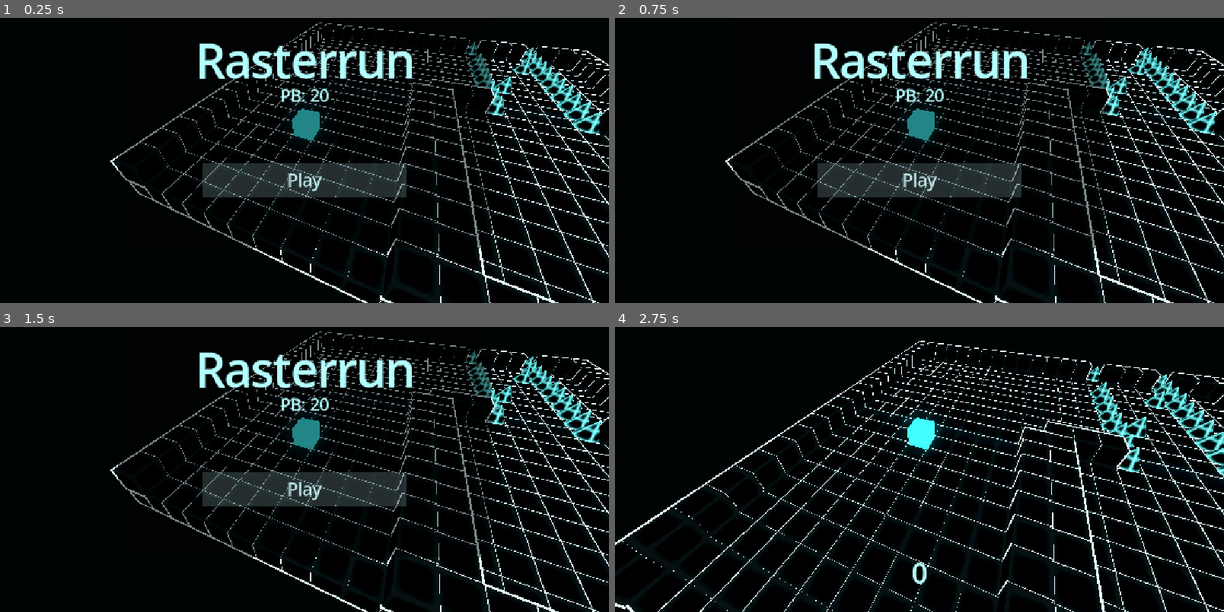
Above: before the commit, frames 1-4 (two rows, left to right).
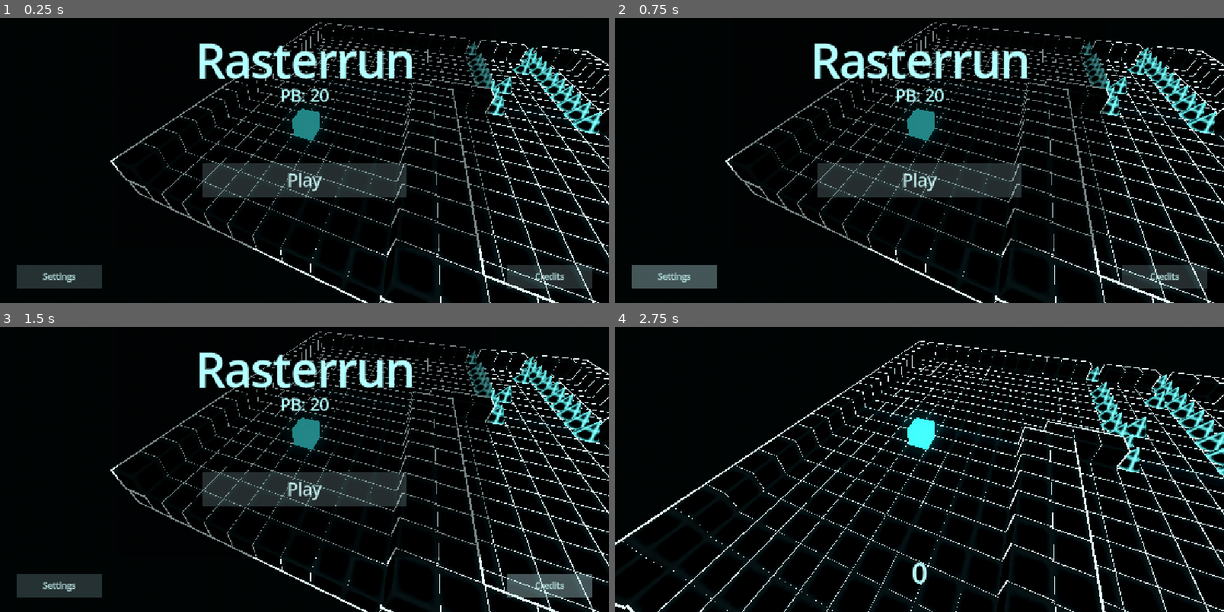
Above: after the commit, the same moments.

Repository: Username4D/rasterrun
Game: Godot game, scene res://scenes/demo_scene.tscn
Two runs of this game, one before a commit and one after it. Both use one fixed random seed, a clock stepped at 60 frames per second and the inputs below.
Inputs (mouse positions are in pixels of both pictures, inside the frame that each line leads up to):
- Up to frame 1 (0.25 s): no input
- Up to frame 2 (0.75 s): click (675, 277) at 0.5 s, where only the run after the commit has a clickable "Settings"
- Up to frame 3 (1.5 s): click (548, 586) at 1.25 s, where only the run after the commit has a clickable "Credits"
- Up to frame 4 (2.75 s): click "Play" at 2 s

The runs differ from the first frame. In frame 1, 2.2% of the frame differs, in the area x 2-98%, y 86-95%; in frame 2, 2.2%; in frame 3, 2.2%; in frame 4, nothing differs.

Commit message:
added buttons to main, small improvements to input map

Diff:
--- a/project.godot
+++ b/project.godot
@@ -36,6 +36,41 @@
 theme/default_font_multichannel_signed_distance_field=true
 theme/default_font_generate_mipmaps=true
 
+[input]
+
+ui_left={
+"deadzone": 0.5,
+"events": [Object(InputEventKey,"resource_local_to_scene":false,"resource_name":"","device":0,"window_id":0,"alt_pressed":false,"shift_pressed":false,"ctrl_pressed":false,"meta_pressed":false,"pressed":false,"keycode":4194319,"physical_keycode":0,"key_label":0,"unicode":0,"location":0,"echo":false,"script":null)
+, Object(InputEventJoypadButton,"resource_local_to_scene":false,"resource_name":"","device":0,"button_index":13,"pressure":0.0,"pressed":false,"script":null)
+, Object(InputEventJoypadMotion,"resource_local_to_scene":false,"resource_name":"","device":0,"axis":0,"axis_value":-1.0,"script":null)
+, Object(InputEventKey,"resource_local_to_scene":false,"resource_name":"","device":-1,"window_id":0,"alt_pressed":false,"shift_pressed":false,"ctrl_pressed":false,"meta_pressed":false,"pressed":false,"keycode":0,"physical_keycode":65,"key_label":0,"unicode":97,"location":0,"echo":false,"script":null)
+]
+}
+ui_right={
+"deadzone": 0.5,
+"events": [Object(InputEventKey,"resource_local_to_scene":false,"resource_name":"","device":0,"window_id":0,"alt_pressed":false,"shift_pressed":false,"ctrl_pressed":false,"meta_pressed":false,"pressed":false,"keycode":4194321,"physical_keycode":0,"key_label":0,"unicode":0,"location":0,"echo":false,"script":null)
+, Object(InputEventJoypadButton,"resource_local_to_scene":false,"resource_name":"","device":0,"button_index":14,"pressure":0.0,"pressed":false,"script":null)
+, Object(InputEventJoypadMotion,"resource_local_to_scene":false,"resource_name":"","device":0,"axis":0,"axis_value":1.0,"script":null)
+, Object(InputEventKey,"resource_local_to_scene":false,"resource_name":"","device":-1,"window_id":0,"alt_pressed":false,"shift_pressed":false,"ctrl_pressed":false,"meta_pressed":false,"pressed":false,"keycode":0,"physical_keycode":68,"key_label":0,"unicode":100,"location":0,"echo":false,"script":null)
+]
+}
+ui_up={
+"deadzone": 0.5,
+"events": [Object(InputEventKey,"resource_local_to_scene":false,"resource_name":"","device":0,"window_id":0,"alt_pressed":false,"shift_pressed":false,"ctrl_pressed":false,"meta_pressed":false,"pressed":false,"keycode":4194320,"physical_keycode":0,"key_label":0,"unicode":0,"location":0,"echo":false,"script":null)
+, Object(InputEventJoypadButton,"resource_local_to_scene":false,"resource_name":"","device":0,"button_index":11,"pressure":0.0,"pressed":false,"script":null)
+, Object(InputEventJoypadMotion,"resource_local_to_scene":false,"resource_name":"","device":0,"axis":1,"axis_value":-1.0,"script":null)
+, Object(InputEventKey,"resource_local_to_scene":false,"resource_name":"","device":-1,"window_id":0,"alt_pressed":false,"shift_pressed":false,"ctrl_pressed":false,"meta_pressed":false,"pressed":false,"keycode":0,"physical_keycode":87,"key_label":0,"unicode":119,"location":0,"echo":false,"script":null)
+]
+}
+ui_down={
+"deadzone": 0.5,
+"events": [Object(InputEventKey,"resource_local_to_scene":false,"resource_name":"","device":0,"window_id":0,"alt_pressed":false,"shift_pressed":false,"ctrl_pressed":false,"meta_pressed":false,"pressed":false,"keycode":4194322,"physical_keycode":0,"key_label":0,"unicode":0,"location":0,"echo":false,"script":null)
+, Object(InputEventJoypadButton,"resource_local_to_scene":false,"resource_name":"","device":0,"button_index":12,"pressure":0.0,"pressed":false,"script":null)
+, Object(InputEventJoypadMotion,"resource_local_to_scene":false,"resource_name":"","device":0,"axis":1,"axis_value":1.0,"script":null)
+, Object(InputEventKey,"resource_local_to_scene":false,"resource_name":"","device":-1,"window_id":0,"alt_pressed":false,"shift_pressed":false,"ctrl_pressed":false,"meta_pressed":false,"pressed":false,"keycode":0,"physical_keycode":83,"key_label":0,"unicode":115,"location":0,"echo":false,"script":null)
+]
+}
+
 [rendering]
 
 renderer/rendering_method="gl_compatibility"
--- a/scenes/main_menu.tscn
+++ b/scenes/main_menu.tscn
@@ -58,4 +58,42 @@
 theme_override_styles/focus = SubResource("StyleBoxFlat_l6cm7")
 text = "Play"
 
+[node name="settings" type="Button" parent="."]
+offset_left = 32.0
+offset_top = 576.0
+offset_right = 192.0
+offset_bottom = 621.0
+theme_override_colors/font_color = Color(0.7457072, 0.9138857, 0.90965456, 1)
+theme_override_colors/font_focus_color = Color(0.7457072, 0.9138857, 0.90965456, 1)
+theme_override_colors/font_pressed_color = Color(0.7457072, 0.9138857, 0.90965456, 1)
+theme_override_colors/font_hover_color = Color(0.7457072, 0.9138857, 0.90965456, 1)
+theme_override_colors/font_hover_pressed_color = Color(0.7457072, 0.9138857, 0.90965456, 1)
+theme_override_font_sizes/font_size = 16
+theme_override_styles/normal = SubResource("StyleBoxFlat_l6cm7")
+theme_override_styles/pressed = SubResource("StyleBoxFlat_l6cm7")
+theme_override_styles/hover = SubResource("StyleBoxFlat_l6cm7")
+theme_override_styles/disabled = SubResource("StyleBoxFlat_l6cm7")
+theme_override_styles/focus = SubResource("StyleBoxFlat_l6cm7")
+text = "Settings"
+
+[node name="credits" type="Button" parent="."]
+offset_left = 960.0
+offset_top = 576.0
+offset_right = 1120.0
+offset_bottom = 621.0
+theme_override_colors/font_color = Color(0.7457072, 0.9138857, 0.90965456, 1)
+theme_override_colors/font_focus_color = Color(0.7457072, 0.9138857, 0.90965456, 1)
+theme_override_colors/font_pressed_color = Color(0.7457072, 0.9138857, 0.90965456, 1)
+theme_override_colors/font_hover_color = Color(0.7457072, 0.9138857, 0.90965456, 1)
+theme_override_colors/font_hover_pressed_color = Color(0.7457072, 0.9138857, 0.90965456, 1)
+theme_override_font_sizes/font_size = 16
+theme_override_styles/normal = SubResource("StyleBoxFlat_l6cm7")
+theme_override_styles/pressed = SubResource("StyleBoxFlat_l6cm7")
+theme_override_styles/hover = SubResource("StyleBoxFlat_l6cm7")
+theme_override_styles/disabled = SubResource("StyleBoxFlat_l6cm7")
+theme_override_styles/focus = SubResource("StyleBoxFlat_l6cm7")
+text = "Credits"
+
 [connection signal="pressed" from="Button" to="." method="_on_button_pressed"]
+[connection signal="pressed" from="settings" to="." method="_on_settings_pressed"]
+[connection signal="pressed" from="credits" to="." method="_on_credits_pressed"]
--- a/scripts/main_menu.gd
+++ b/scripts/main_menu.gd
@@ -8,3 +8,10 @@
 	if Input.is_action_just_pressed("ui_accept") or Input.is_action_just_pressed("ui_up" ) or Input.is_action_just_pressed("ui_down") or Input.is_action_just_pressed("ui_left") or Input.is_action_just_pressed("ui_right"):
 		self.get_parent().start()
 		self.queue_free()
+
+func _on_settings_pressed() -> void:
+	pass # Replace with function body.
+
+
+func _on_credits_pressed() -> void:
+	pass # Replace with function body.
